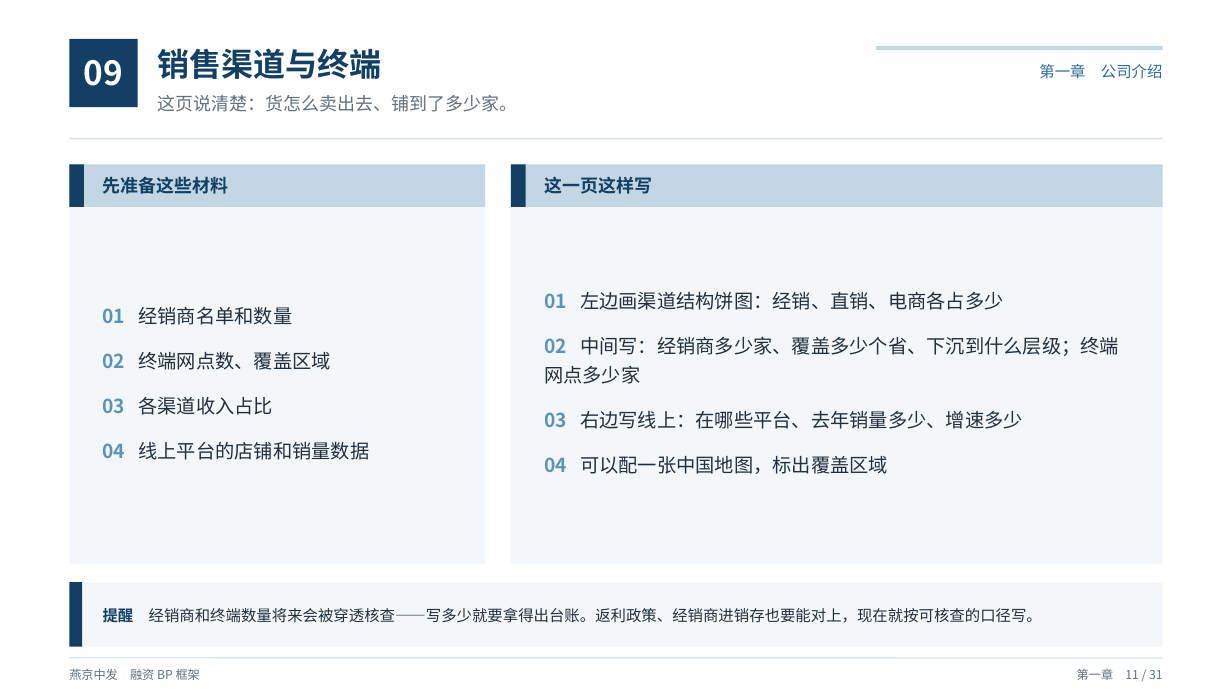
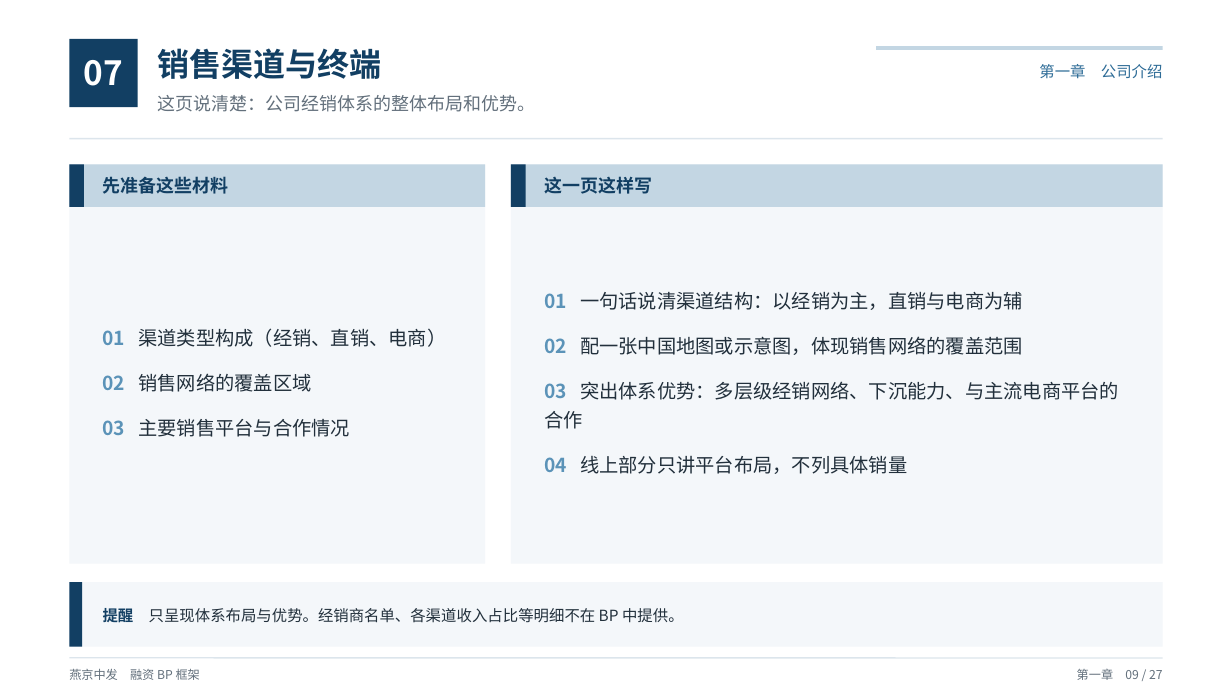
Before and after one commit to xid013-ux/JXD, a slide deck: slide 10 of output/BP框架/燕京中发融资BP框架（教学版）.pptx (slide 12 before the commit). Drawn at 1232x693 pixels with LibreOffice and Linux fonts; fonts in the diff are those of the drawing. Boxes give left, top, right and bottom in pixels: in the first picture for what was removed or moved away, otherwise in the second. Text is boxed around its words. In the diff, an @@ line names an element or a change of style, - is before the commit and + after.

```diff
--- a/output/BP框架/燕京中发融资BP框架（教学版）.pptx
+++ b/output/BP框架/燕京中发融资BP框架（教学版）.pptx
@@ text at (84,60,123,86): text changed @@
-09
+07
@@ text at (157,95,535,112): text changed @@
-这页说清楚：货怎么卖出去、铺到了多少家。
+这页说清楚：公司经销体系的整体布局和优势。
@@ text at (544,292,1119,474): text changed @@
-01 左边画渠道结构饼图：经销、直销、电商各占多少
-02 中间写：经销商多少家、覆盖多少个省、下沉到什么层级；终端网点多少家
-03 右边写线上：在哪些平台、去年销量多少、增速多少
-04 可以配一张中国地图，标出覆盖区域
+01 一句话说清渠道结构：以经销为主，直销与电商为辅
+02 配一张中国地图或示意图，体现销售网络的覆盖范围
+03 突出体系优势：多层级经销网络、下沉能力、与主流电商平台的合作
+04 线上部分只讲平台布局，不列具体销量
@@ text at (103,328,446,437): text changed @@
-01 经销商名单和数量
-02 终端网点数、覆盖区域
-03 各渠道收入占比
-04 线上平台的店铺和销量数据
+01 渠道类型构成（经销、直销、电商）
+02 销售网络的覆盖区域
+03 主要销售平台与合作情况
@@ text at (103,606,684,626): text changed @@
-提醒 经销商和终端数量将来会被穿透核查——写多少就要拿得出台账。返利政策、经销商进销存也要能对上，现在就按可核查的口径写。
+提醒 只呈现体系布局与优势。经销商名单、各渠道收入占比等明细不在 BP 中提供。
@@ text at (1077,669,1162,680): text changed @@
-第一章 11 / 31
+第一章 09 / 27
```
Also in this commit, not shown: 27 other slides changed, 4 slides removed, 5 other files.
